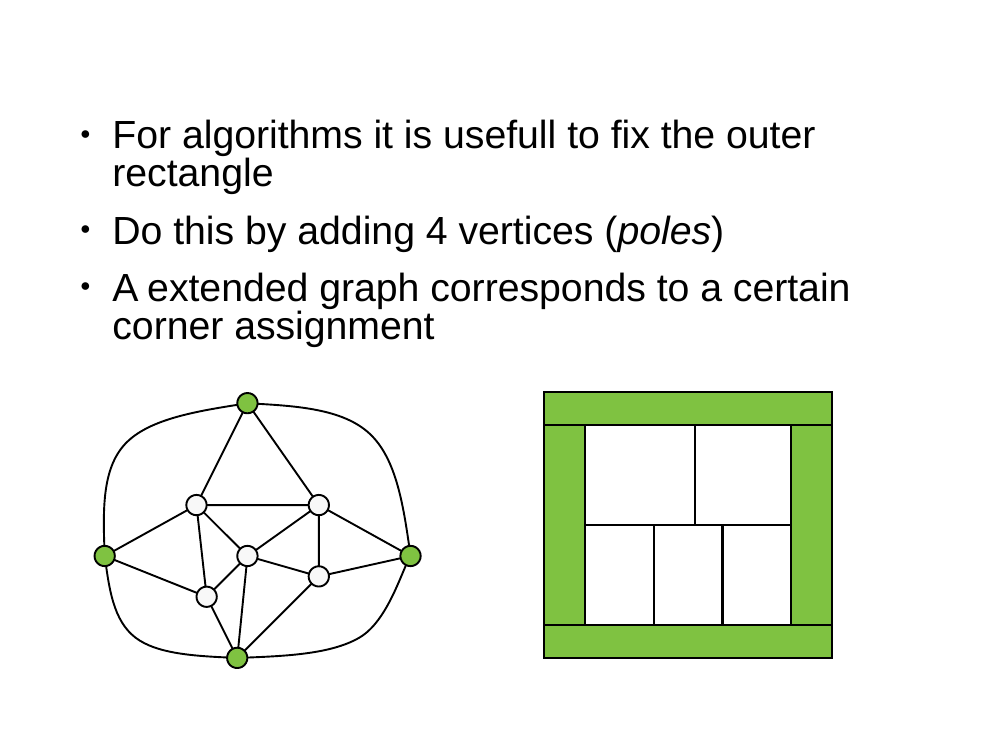
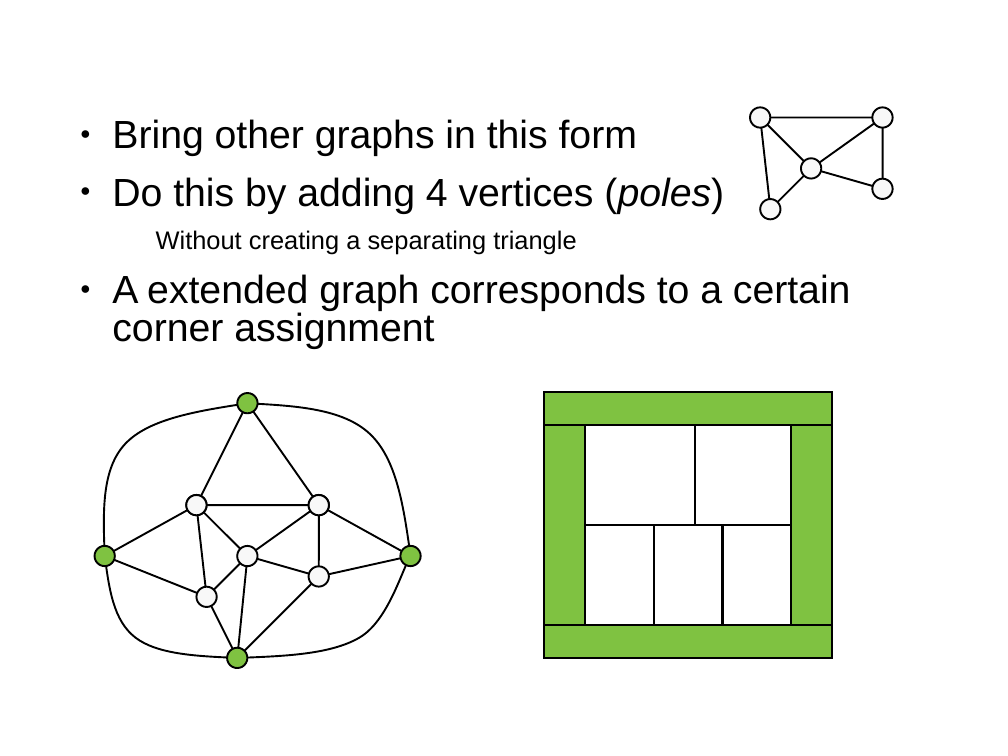
Before and after one commit to SanderBeekhuis/area-universal-duals, a slide deck: slide 13 of midtermtalk/talk.odp (slide 5 before the commit). Drawn at 1008x756 pixels with LibreOffice and Linux fonts; fonts in the diff are those of the drawing; background and template pictures are left out. Boxes give left, top, right and bottom in pixels: in the first picture for what was removed or moved away, otherwise in the second. Text is boxed around its words. In the diff, an @@ line names an element or a change of style, - is before the commit and + after.

```diff
--- a/midtermtalk/talk.odp
+++ b/midtermtalk/talk.odp
@@ text at (x1=112, y1=119, x2=637, y2=156): text changed @@
-● For algorithms it is usefull to fix the outer rectangle
+● Bring other graphs in this form
@@ group added at (x1=750, y1=107, x2=893, y2=220): 7 lines, 5 ellipses @@
@@ text at (x1=156, y1=230, x2=576, y2=254): paragraph added @@
+  Without creating a separating triangle
```
Also in this commit, not shown: 15 other slides changed, 13 slides added, 6 slides removed, 36 other files.
